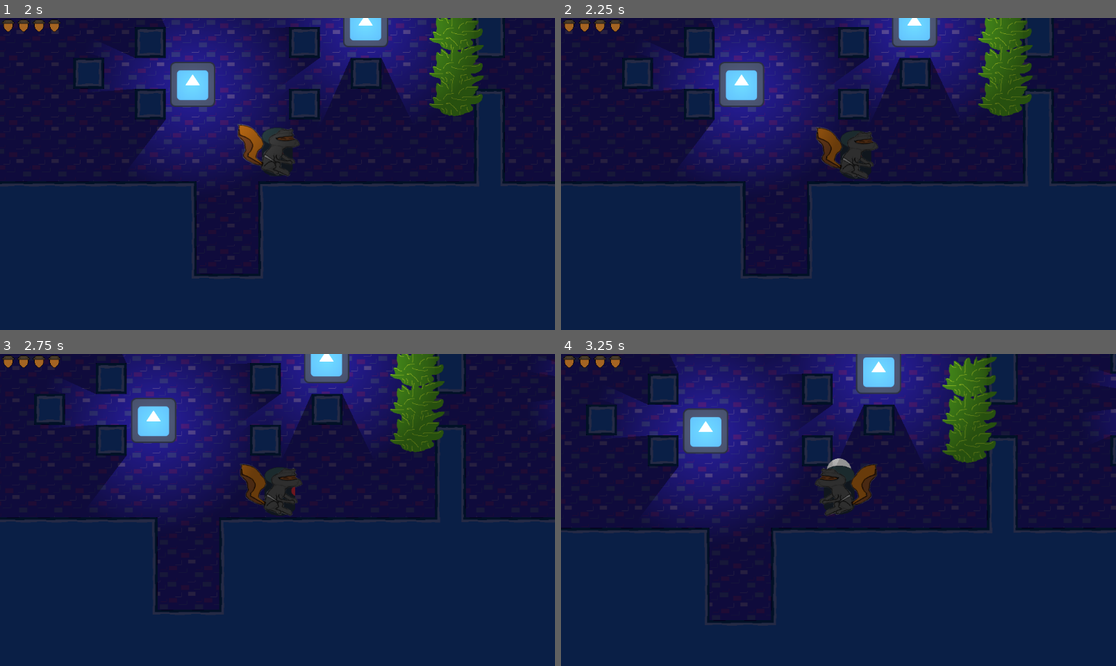
Above: before the commit, frames 1-4 (two rows, left to right).
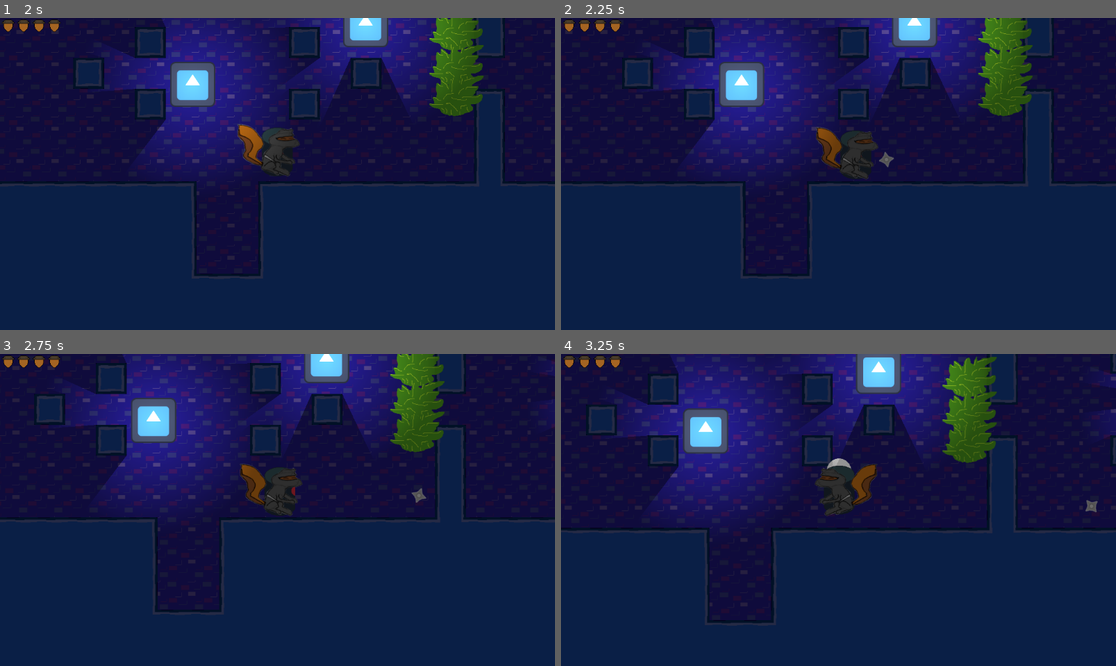
Above: after the commit, the same moments.

Repository: mdfewkes/NinjaSquirrelDungeon
Game: Godot game, scene res://world.tscn
Same seed, same stepped clock (60 frames per second), same inputs: the game is played once before the commit and once after it. The engine's default icon, where the game draws it, is replaced by a stand-in: a white triangle on a blue panel in a dark square.
Inputs:
- Up to frame 1 (2 s): tap Enter at 0.5 s; hold D (move_right) 0.53-1.28 s; tap K (action_1) at 0.6 s; tap L (action_2) at 0.8, 1.35 s; hold S (move_down) from 1.28 s (still down); tap C (action_3) at 1.55 s
- Up to frame 2 (2.25 s): release S (move_down) at 2.03 s; hold D (move_right) from 2.03 s (still down); tap C (action_3) at 2.1 s
- Up to frame 3 (2.75 s): keep holding D (move_right); tap K (action_1) at 2.3 s
- Up to frame 4 (3.25 s): release D (move_right) at 2.78 s; hold W (move_up) from 2.78 s (still down); tap K (action_1) at 2.85 s; tap L (action_2) at 3.05 s

Frame 1 is identical in both runs. In frame 2, less than 0.1% of the frame differs, in the area x 57-60%, y 42-48%; in frame 3, less than 0.1%; in frame 4, less than 0.1%, in the area x 94-97%, y 46-51%.

Commit message:
shuriken ⭐ press C or J or gamepad Y

Diff:
--- a/Player/player.gd
+++ b/Player/player.gd
@@ -14,78 +14,102 @@
 @onready var hurt_box: HurtBox = $HurtBox
 @onready var effect_animation_player: AnimationPlayer = $EffectAnimationPlayer
 
+const shuriken_projectile_scene = preload("shuriken-projectile.tscn")
+
+
 signal update_health(current_health, max_health)
 
 func _ready() -> void:
-	hurt_box.hurt.connect(_on_hurt)
+    hurt_box.hurt.connect(_on_hurt)
 
 
 func _physics_process(_delta: float) -> void:
-	var state = playback.get_current_node()
-	match state:
-		"MoveState":
-			move_state()
-		"ActionState":
-			action_state()
-		"RollState":
-			roll_state()
+    var state = playback.get_current_node()
+    match state:
+        "MoveState":
+            move_state()
+        "ActionState":
+            action_state()
+        "RollState":
+            roll_state()
 
 
 func move_state() -> void:
-	velocity = Vector2.ZERO
+    velocity = Vector2.ZERO
 
-	input_vector = Input.get_vector("move_left", "move_right", "move_up", "move_down").normalized()
-	if input_vector != Vector2.ZERO:
-		last_input_vector = input_vector
-		update_blend_positions()
+    input_vector = Input.get_vector("move_left", "move_right", "move_up", "move_down").normalized()
+    if input_vector != Vector2.ZERO:
+        last_input_vector = input_vector
+        update_blend_positions()
 
-	velocity = input_vector * speed
-	move_and_slide()
+    velocity = input_vector * speed
+    move_and_slide()
 
-	if Input.is_action_just_pressed("action_1"):
-		playback.travel("ActionState")
-	if Input.is_action_just_pressed("action_2"):
-		velocity = last_input_vector * roll_speed
-		playback.travel("RollState")
+    # melee attack with katana sword / punch
+    if Input.is_action_just_pressed("action_1"):
+        playback.travel("ActionState")
+    # dodge roll crouch slide move
+    if Input.is_action_just_pressed("action_2"):
+        velocity = last_input_vector * roll_speed
+        playback.travel("RollState")
+    # projectile shuriken / potion / bomb
+    if Input.is_action_just_pressed("action_3"):
+        throw_shuriken()
 
 
 func action_state() -> void:
-	pass
+    pass
 
 
 func roll_state() -> void:
-	move_and_slide()
+    move_and_slide()
 
-	if Input.is_action_just_pressed("action_1"):
-		input_vector = Input.get_vector("move_left", "move_right", "move_up", "move_down").normalized()
-		if input_vector != Vector2.ZERO:
-			last_input_vector = input_vector
-			update_blend_positions()
-		playback.travel("ActionState")
+    if Input.is_action_just_pressed("action_1"):
+        input_vector = Input.get_vector("move_left", "move_right", "move_up", "move_down").normalized()
+        if input_vector != Vector2.ZERO:
+            last_input_vector = input_vector
+            update_blend_positions()
+        playback.travel("ActionState")
 
-	if Input.is_action_just_pressed("action_2"):
-		input_vector = Input.get_vector("move_left", "move_right", "move_up", "move_down").normalized()
-		if input_vector != Vector2.ZERO:
-			velocity = input_vector * velocity.length()
+    if Input.is_action_just_pressed("action_2"):
+        input_vector = Input.get_vector("move_left", "move_right", "move_up", "move_down").normalized()
+        if input_vector != Vector2.ZERO:
+            velocity = input_vector * velocity.length()
 
 
 func _die() -> void:
-	process_mode = Node.PROCESS_MODE_DISABLED
-	# later you can add queue_free or disable collisions here
+    process_mode = Node.PROCESS_MODE_DISABLED
+    # later you can add queue_free or disable collisions here
 
 
 func update_blend_positions() -> void:
-	var direction_vector := Vector2(input_vector.x, -input_vector.y)
-	animation_tree.set("parameters/StateMachine/MoveState/IdleState/blend_position", direction_vector)
-	animation_tree.set("parameters/StateMachine/MoveState/RunState/blend_position", direction_vector)
-	animation_tree.set("parameters/StateMachine/ActionState/blend_position", direction_vector)
-	animation_tree.set("parameters/StateMachine/RollState/blend_position", direction_vector)
+    var direction_vector := Vector2(input_vector.x, -input_vector.y)
+    animation_tree.set("parameters/StateMachine/MoveState/IdleState/blend_position", direction_vector)
+    animation_tree.set("parameters/StateMachine/MoveState/RunState/blend_position", direction_vector)
+    animation_tree.set("parameters/StateMachine/ActionState/blend_position", direction_vector)
+    animation_tree.set("parameters/StateMachine/RollState/blend_position", direction_vector)
 
 
 func _on_hurt(hitbox: HitBox) -> void:
-	current_hp -= hitbox.damage
-	update_health.emit(current_hp, max_hp)
-	effect_animation_player.play("blink")
+    current_hp -= hitbox.damage
+    update_health.emit(current_hp, max_hp)
+    effect_animation_player.play("blink")
 
-	if current_hp <= 0:
-		call_deferred("_die")  # extra safe; now definitely outside physics
+    if current_hp <= 0:
+        call_deferred("_die")  # extra safe; now definitely outside physics
+
+func throw_shuriken() -> void:
+    # spawn a shuriken that flies in the direction we are facing
+    var spawnoffset = 32
+    var armheight = 42
+    var dir := Vector2(last_input_vector.x, last_input_vector.y).normalized()
+    var ninjastar = shuriken_projectile_scene.instantiate()
+    get_parent().add_child(ninjastar)
+    ninjastar.global_position = global_position
+    ninjastar.global_position += Vector2(dir.x*spawnoffset, dir.y*spawnoffset - armheight)
+    ninjastar.velocity.x = 0
+    ninjastar.velocity.y = 0
+    if (dir.x>0): ninjastar.velocity.x = 500
+    if (dir.x<0): ninjastar.velocity.x = -500
+    if (dir.y>0): ninjastar.velocity.y = 500
+    if (dir.y<0): ninjastar.velocity.y = -500
--- /dev/null
+++ b/Player/shuriken-projectile.tscn
@@ -0,0 +1,13 @@
+[gd_scene load_steps=4 format=3 uid="uid://ea3lunwfspsx"]
+
+[ext_resource type="Script" uid="uid://d2ul1el12t2xy" path="res://Player/shuriken_projectile.gd" id="1_3b6gb"]
+[ext_resource type="Texture2D" uid="uid://cih5onscjg41g" path="res://Player/shuriken-projectile.png" id="1_dtmi2"]
+[ext_resource type="Script" uid="uid://c2v35he0ge0kq" path="res://code/Spin.gd" id="2_ssili"]
+
+[node name="ShurikenProjectile" type="Node2D"]
+script = ExtResource("1_3b6gb")
+
+[node name="Sprite2D" type="Sprite2D" parent="."]
+texture = ExtResource("1_dtmi2")
+script = ExtResource("2_ssili")
+spin_speed = 10.0
--- /dev/null
+++ b/Player/shuriken_projectile.gd
@@ -0,0 +1,6 @@
+extends Node2D
+
+@export var velocity: Vector2 = Vector2(500, 0)
+
+func _process(delta: float) -> void:
+    position += velocity * delta
--- /dev/null
+++ b/code/Spin.gd
@@ -0,0 +1,6 @@
+extends Node2D
+
+@export var spin_speed: float = 1.0
+
+func _process(delta):
+    rotation_degrees += spin_speed * delta * 60.0
Binary file added: Player/shuriken-projectile.png
Not shown, added: Player/shuriken-projectile.png.import
Not shown, added: Player/shuriken_projectile.gd.uid
Not shown, added: code/Spin.gd.uid
Not shown, added: src/shuriken-projectile.psd
